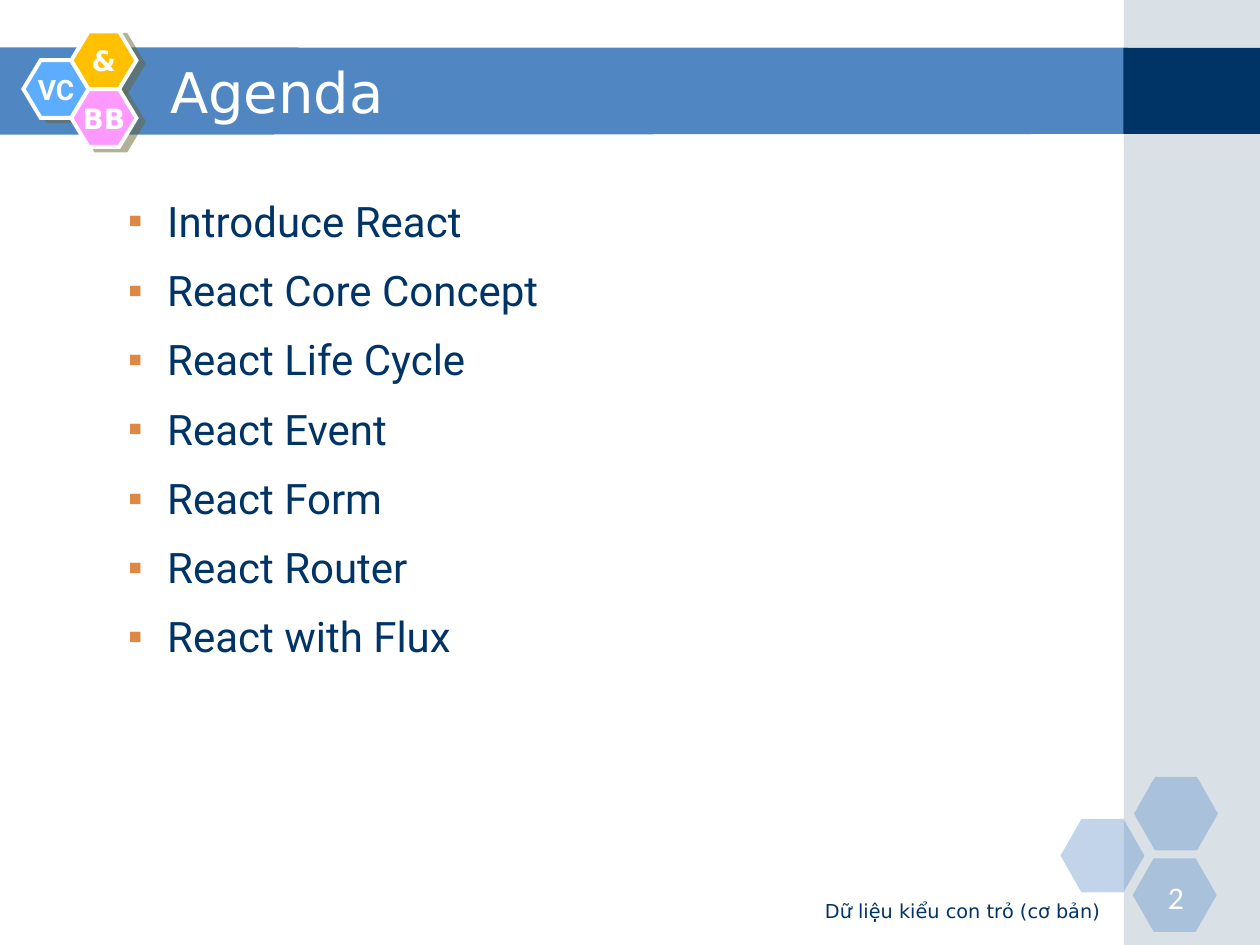
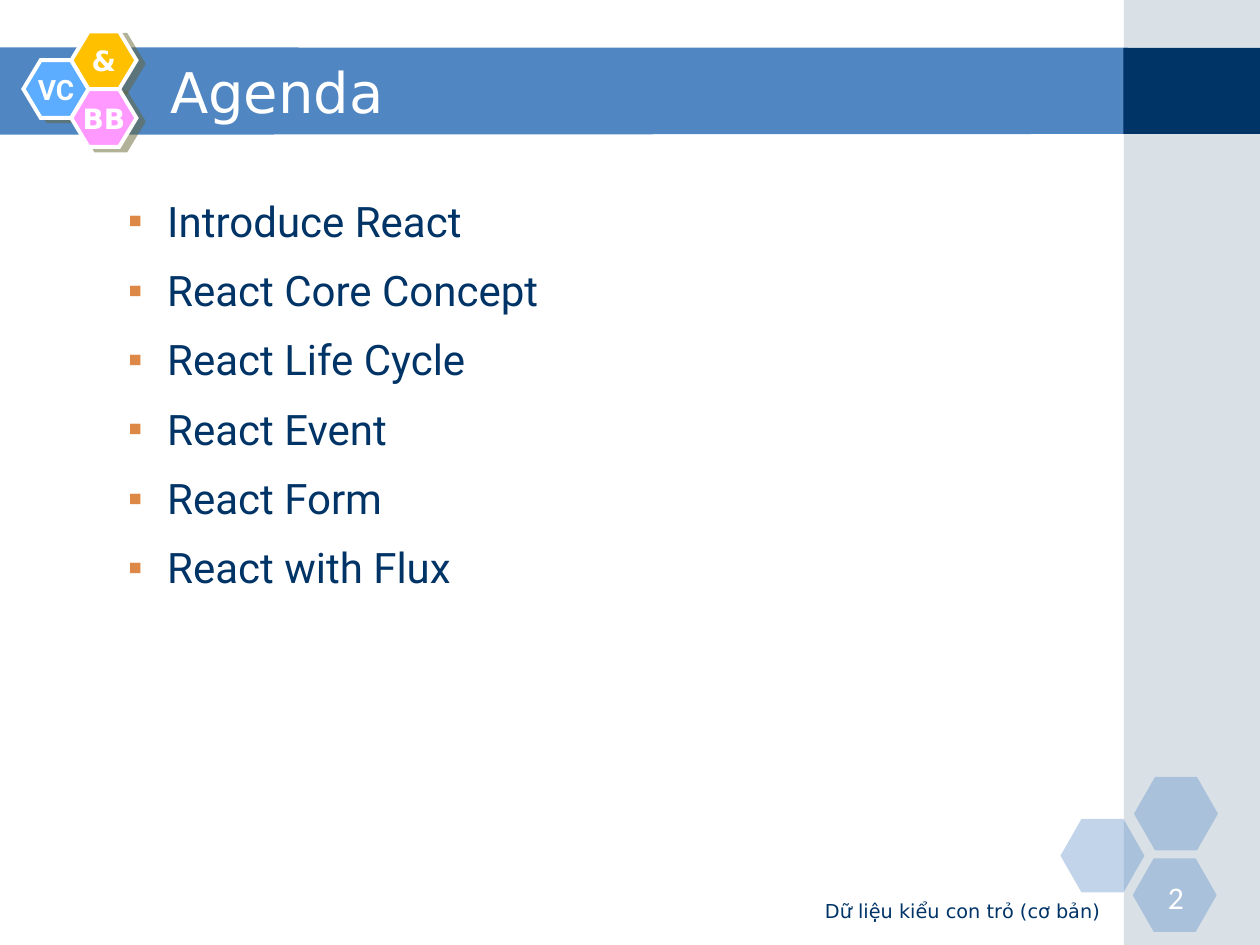
Before and after one commit to nguyenminhtiend/React-Document, a slide deck: slide 2 of React_Slide.pptx. Drawn at 1260x945 pixels with LibreOffice and Linux fonts; fonts in the diff are those of the drawing. Boxes give left, top, right and bottom in pixels: in the first picture for what was removed or moved away, otherwise in the second. Text is boxed around its words. In the diff, an @@ line names an element or a change of style, - is before the commit and + after.

```diff
--- a/React_Slide.pptx
+++ b/React_Slide.pptx
@@ text at (167, 553, 407, 584): paragraph removed @@
-  ▪ React Router
```
Also in this commit, not shown: 3 other slides changed, 4 slides added, 10 other files.
